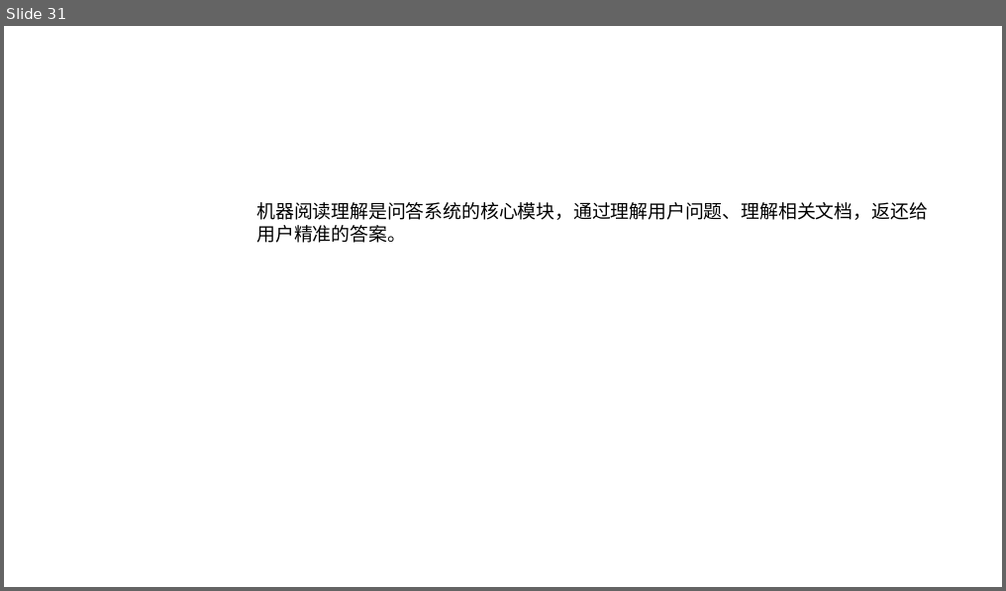
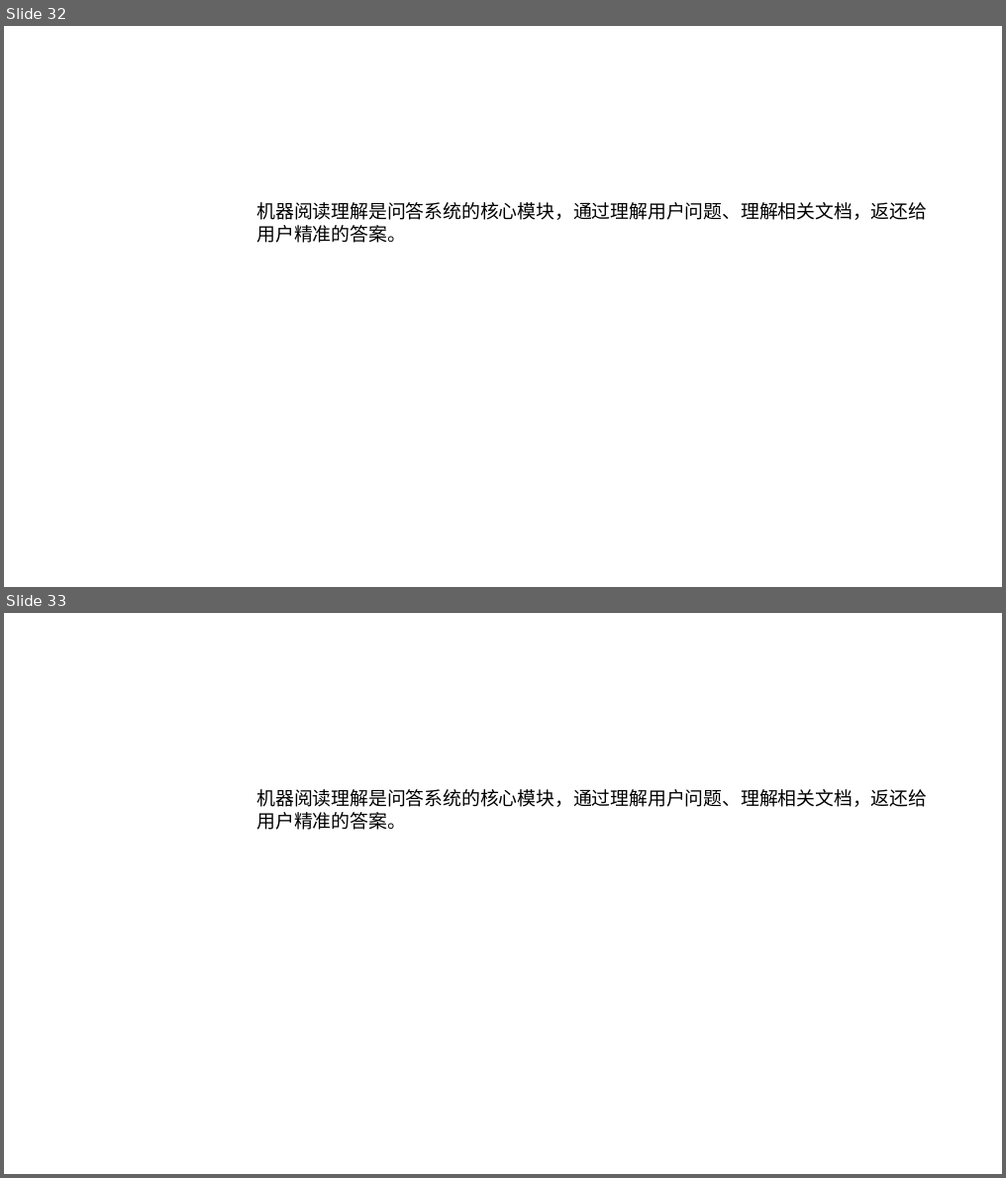
Before and after one commit to xhsun1997/ChineseMRC, a slide deck: 孙相会.pptx. Shown one above the other, each under a label of ours: slide 31 before the commit, slides 32 and 33 after it. The pictures are 1006x591 and 1006x1178 pixels, drawn with LibreOffice and Linux fonts; fonts in the diff are those of the drawing. Boxes give left, top, right and bottom in pixels: in the first picture for what was removed or moved away, otherwise in the second. Text is boxed around its words. In the diff, an @@ line names an element or a change of style, - is before the commit and + after.

```diff
--- a/孙相会.pptx
+++ b/孙相会.pptx
@@ slide 33 added at box(4, 613, 1002, 1174), background #FFFFFF @@
@@ text added at box(256, 789, 927, 830), 13.5 pt, text #000000 @@
+机器阅读理解是问答系统的核心模块，通过理解用户问题、理解相关文档，返还给用户精准的答案。
@@ what was slide 31 is now slide 32 @@
```
Also in this commit, not shown: 5 slides changed, 2 other slides added, 1 slide removed, 6 other files.
